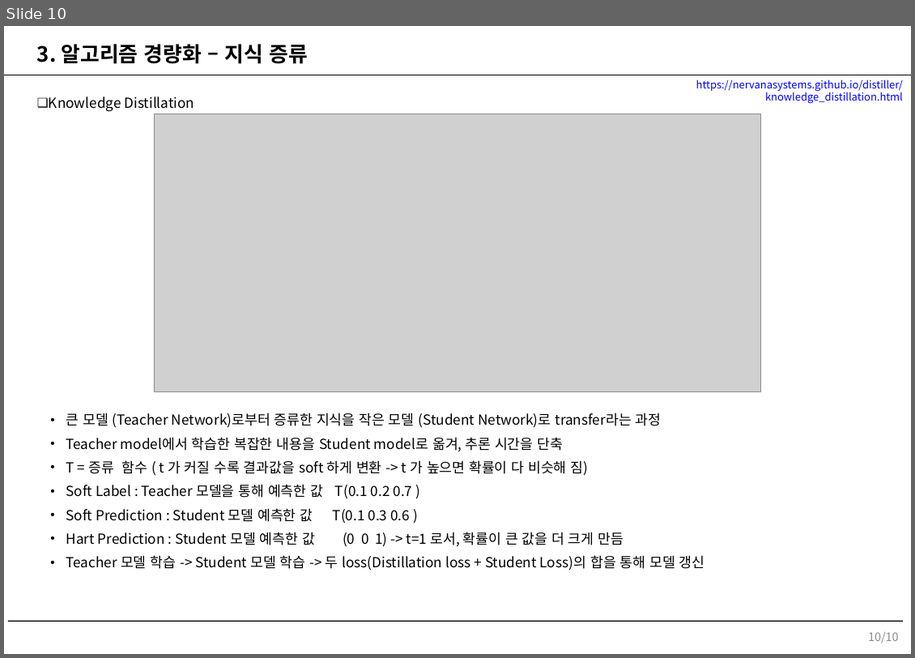
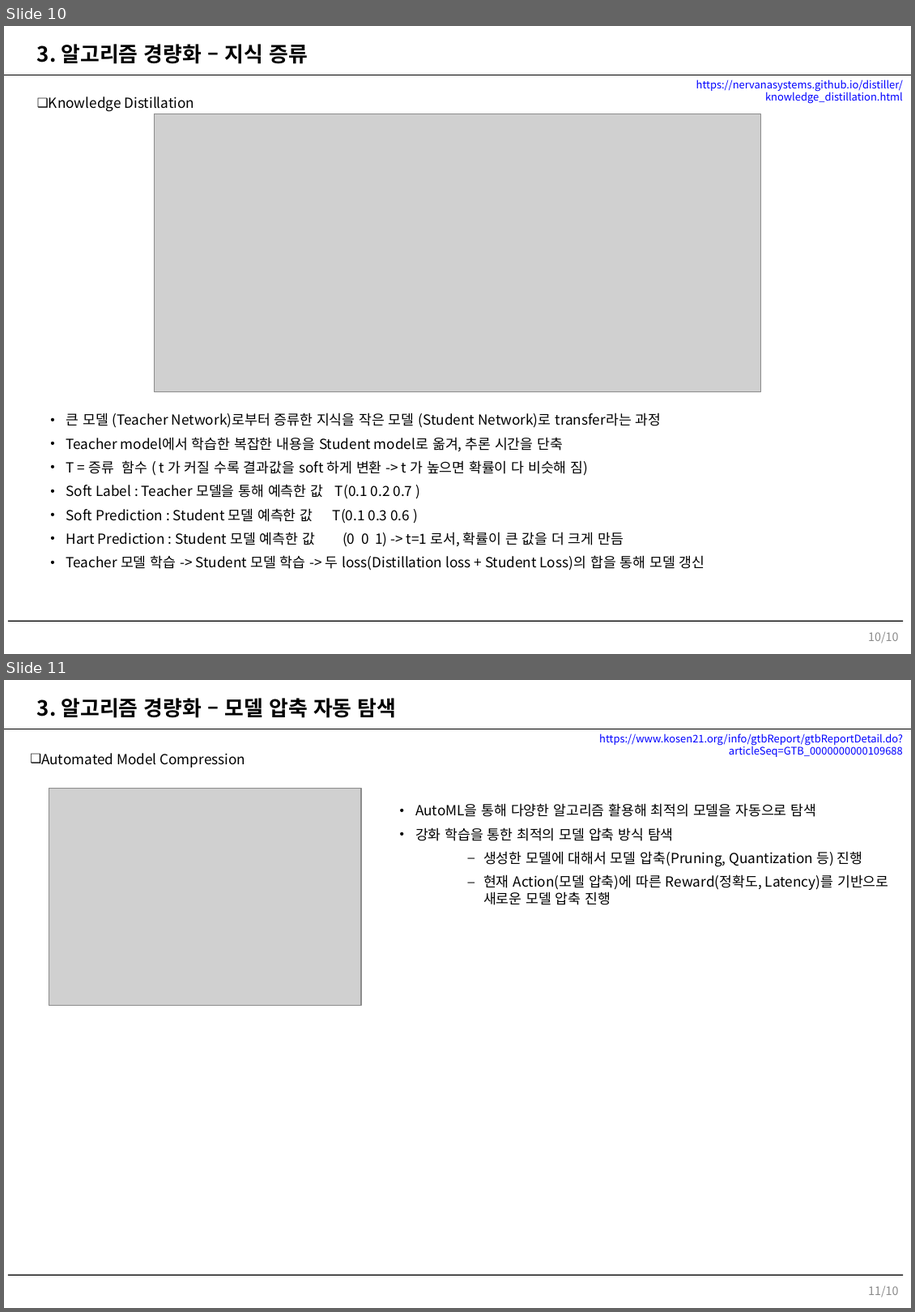
Before and after one commit to yutan0565/Light-Weight-Base_Tensorflow2, a slide deck: 자료/개인_과제.pptx. Shown one above the other, each under a label of ours: slide 10 before the commit, slides 10 and 11 after it. The pictures are 915x658 and 915x1312 pixels, drawn with LibreOffice and Linux fonts; fonts in the diff are those of the drawing; grey boxes stand for pictures; background and template pictures are left out. Boxes give left, top, right and bottom in pixels: in the first picture for what was removed or moved away, otherwise in the second. Text is boxed around its words. In the diff, an @@ line names an element or a change of style, - is before the commit and + after.

```diff
--- a/자료/개인_과제.pptx
+++ b/자료/개인_과제.pptx
@@ slide 11 added at <box>4,680,911,1308</box>, background #FFFFFF; not listed: 2 template elements that a slide beside it also shows @@
@@ text added at <box>37,698,397,718</box>, 18 pt, text #000000, bold @@
+3. 알고리즘 경량화 – 모델 압축 자동 탐색
@@ text added at <box>599,733,903,757</box>, 9 pt, text #0000FF @@
+https://www.kosen21.org/info/gtbReport/gtbReportDetail.do?articleSeq=GTB_0000000000109688
@@ text added at <box>41,753,246,767</box>, 12 pt, text #000000 @@
+❑ Automated Model Compression
@@ picture added at <box>49,788,361,1006</box> @@
@@ text added at <box>415,803,889,905</box>, 12 pt, text #000000 @@
+• AutoML을 통해 다양한 알고리즘 활용해 최적의 모델을 자동으로 탐색
+• 강화 학습을 통한 최적의 모델 압축 방식 탐색
+  – 생성한 모델에 대해서 모델 압축(Pruning, Quantization 등) 진행
+  – 현재 Action(모델 압축)에 따른 Reward(정확도, Latency)를 기반으로 새로운 모델 압축 진행
@@ page number added at <box>868,1286,898,1297</box>, 10 pt, text #8C8C8C @@
+11/10
```
Also in this commit, not shown: 6 other slides added, 1 slide removed, 4 other files.
